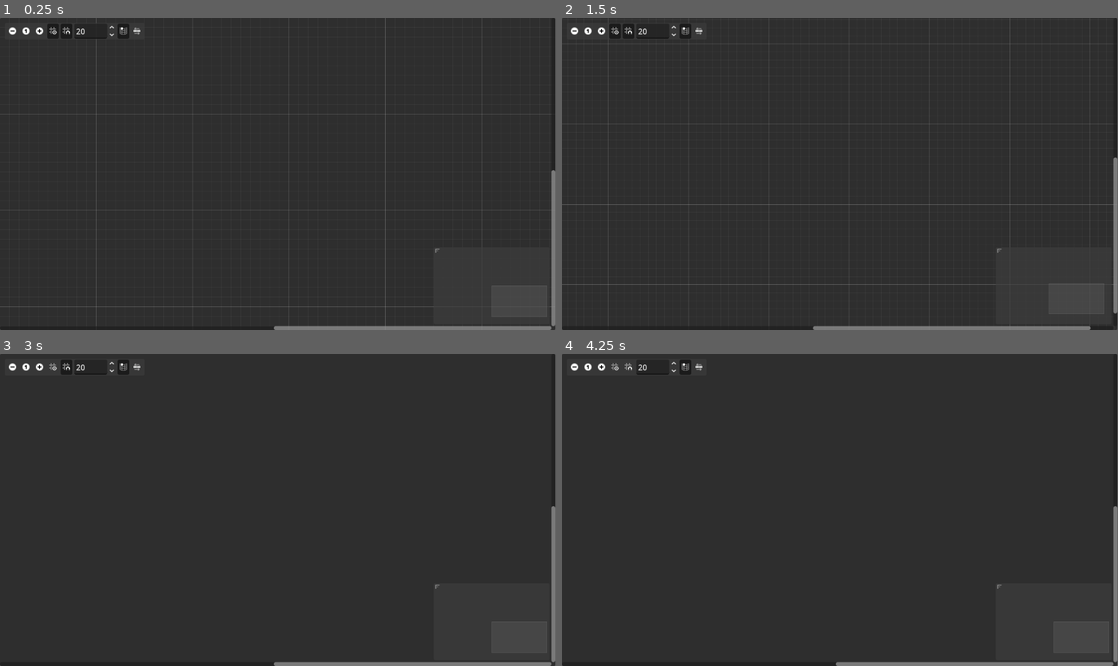
Above: before the commit, frames 1-4 (two rows, left to right).
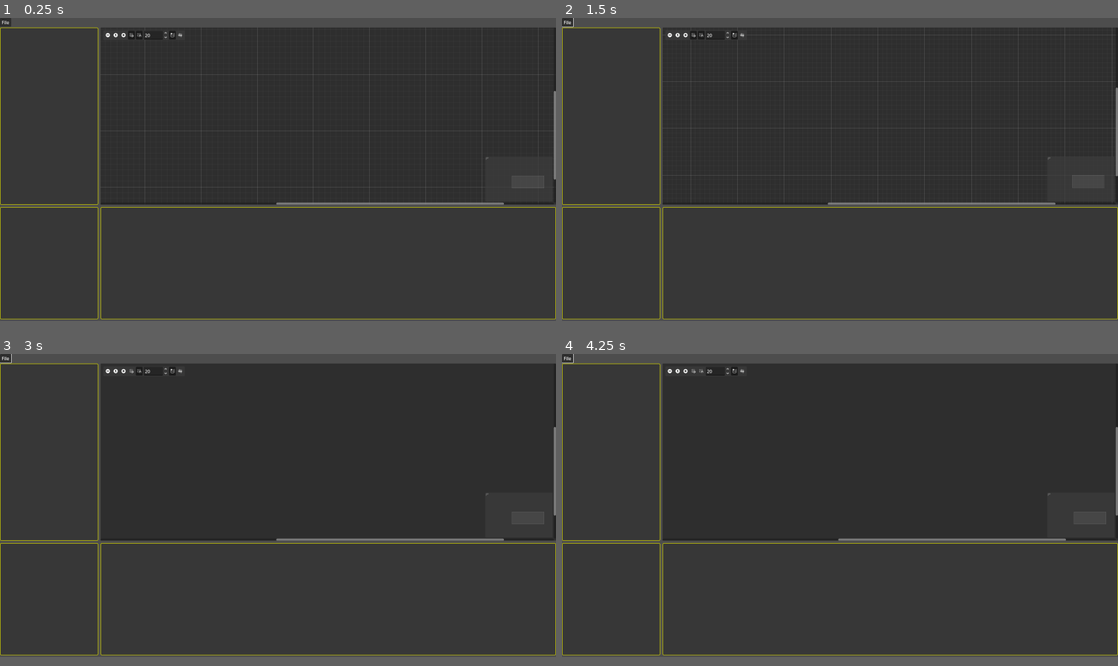
Above: after the commit, the same moments.

Repository: Phillip383/StoryGraph
Game: Godot game, scene res://scenes/UI/graph_editor.tscn
Two runs of this game, one before a commit and one after it. Both use one fixed random seed, a clock stepped at 60 frames per second and the inputs below.
Inputs (mouse positions are in pixels of both pictures, inside the frame that each line leads up to; where the layout moved, square brackets give the same spot in the first picture):
- Up to frame 1 (0.25 s): no input
- Up to frame 2 (1.5 s): click (567, 21) at 0.5 s, where only the run after the commit has a clickable "File"; click (667, 36) [573, 30] at 1.25 s
- Up to frame 3 (3 s): click (122, 372) [38, 366] at 2 s; click (133, 372) [55, 366] at 2.75 s
- Up to frame 4 (4.25 s): click (701, 372) [628, 366] at 3.5 s
In our replay, the window is 799x449 before the commit and 800x436 after it. These sizes can differ from the game's own. Grey fills any space a smaller window leaves; there, only what the larger window draws over its background counts as a difference.

The runs differ from the first frame. In frame 1, 7.6% of the frame differs, in the area x 0-100%, y 0-100%; in frame 2, 7.3%; in frame 3, 7.1%; in frame 4, 7.0%.

Commit message:
Started mocking up the gui.

Diff:
--- a/project.godot
+++ b/project.godot
@@ -14,6 +14,11 @@
 run/main_scene="uid://bjq3ex5xqh4to"
 config/features=PackedStringArray("4.5", "Forward Plus")
 
+[display]
+
+window/size/viewport_width=1980
+window/size/viewport_height=1080
+
 [editor_plugins]
 
 enabled=PackedStringArray("res://addons/filesystem_drawer/plugin.cfg")
--- a/scenes/UI/graph_editor.tscn
+++ b/scenes/UI/graph_editor.tscn
@@ -1,7 +1,67 @@
-[gd_scene load_steps=2 format=3 uid="uid://bjq3ex5xqh4to"]
+[gd_scene load_steps=3 format=3 uid="uid://bjq3ex5xqh4to"]
 
 [ext_resource type="PackedScene" uid="uid://c8qxe00r5a84q" path="res://scenes/UI/graph.tscn" id="1_ot8g1"]
+[ext_resource type="PackedScene" uid="uid://dlquk3hpta50p" path="res://scenes/UI/inspector_base.tscn" id="2_n4xq1"]
 
 [node name="GraphEditor" type="CanvasLayer"]
 
-[node name="Graph" parent="." instance=ExtResource("1_ot8g1")]
+[node name="Main_C" type="VBoxContainer" parent="."]
+anchors_preset = 15
+anchor_right = 1.0
+anchor_bottom = 1.0
+grow_horizontal = 2
+grow_vertical = 2
+theme_override_constants/separation = 1
+
+[node name="MenuBar" type="MenuBar" parent="Main_C"]
+custom_minimum_size = Vector2(0, 33.785)
+layout_mode = 2
+size_flags_horizontal = 3
+size_flags_vertical = 8
+language = "en"
+
+[node name="File_B" type="Button" parent="Main_C/MenuBar"]
+custom_minimum_size = Vector2(40, 0)
+layout_mode = 1
+anchors_preset = 4
+anchor_top = 0.5
+anchor_bottom = 0.5
+offset_top = -15.500001
+offset_right = 35.0
+offset_bottom = 15.500001
+grow_vertical = 2
+text = "File"
+
+[node name="VSplitContainer" type="VSplitContainer" parent="Main_C"]
+layout_mode = 2
+theme_override_constants/separation = 3
+theme_override_constants/minimum_grab_thickness = 3
+
+[node name="StoryLines_Graph_C" type="HSplitContainer" parent="Main_C/VSplitContainer"]
+layout_mode = 2
+size_flags_vertical = 3
+theme_override_constants/separation = 3
+theme_override_constants/minimum_grab_thickness = 3
+
+[node name="StoryLines" parent="Main_C/VSplitContainer/StoryLines_Graph_C" instance=ExtResource("2_n4xq1")]
+custom_minimum_size = Vector2(350, 632)
+layout_mode = 2
+size_flags_vertical = 0
+
+[node name="Graph" parent="Main_C/VSplitContainer/StoryLines_Graph_C" instance=ExtResource("1_ot8g1")]
+layout_mode = 2
+size_flags_horizontal = 3
+scroll_offset = Vector2(-636, -6)
+
+[node name="HSplitContainer" type="HSplitContainer" parent="Main_C/VSplitContainer"]
+layout_mode = 2
+theme_override_constants/separation = 3
+theme_override_constants/minimum_grab_thickness = 3
+
+[node name="NodeDetails" parent="Main_C/VSplitContainer/HSplitContainer" instance=ExtResource("2_n4xq1")]
+custom_minimum_size = Vector2(350, 400)
+layout_mode = 2
+
+[node name="ValueEditor" parent="Main_C/VSplitContainer/HSplitContainer" instance=ExtResource("2_n4xq1")]
+custom_minimum_size = Vector2(350, 400)
+layout_mode = 2
--- a/scenes/UI/inspector_base.tscn
+++ b/scenes/UI/inspector_base.tscn
@@ -1,14 +1,12 @@
-[gd_scene format=3 uid="uid://dlquk3hpta50p"]
+[gd_scene load_steps=2 format=3 uid="uid://dlquk3hpta50p"]
 
-[node name="InspectorBase" type="Control"]
-layout_mode = 3
-anchors_preset = 15
-anchor_right = 1.0
-anchor_bottom = 1.0
-grow_horizontal = 2
-grow_vertical = 2
+[ext_resource type="Theme" uid="uid://wro5ncgxmqmq" path="res://story_graph_theme.tres" id="1_6ntp7"]
 
-[node name="TextureRect" type="TextureRect" parent="."]
-layout_mode = 0
+[node name="InspectorBase" type="PanelContainer"]
+custom_minimum_size = Vector2(350, 800)
 offset_right = 40.0
 offset_bottom = 40.0
+theme = ExtResource("1_6ntp7")
+
+[node name="VBoxContainer" type="VBoxContainer" parent="."]
+layout_mode = 2
--- /dev/null
+++ b/story_graph_theme.tres
@@ -0,0 +1,31 @@
+[gd_resource type="Theme" load_steps=3 format=3 uid="uid://wro5ncgxmqmq"]
+
+[sub_resource type="StyleBoxFlat" id="StyleBoxFlat_bwp5n"]
+bg_color = Color(0.21770102, 0.21770108, 0.21770096, 1)
+border_width_left = 3
+border_width_top = 3
+border_width_right = 3
+border_width_bottom = 3
+border_color = Color(0.8205395, 0.8205401, 7.70092e-07, 1)
+border_blend = true
+corner_radius_top_left = 4
+corner_radius_top_right = 4
+corner_radius_bottom_right = 4
+corner_radius_bottom_left = 4
+shadow_color = Color(0, 0, 0, 0.84313726)
+
+[sub_resource type="StyleBoxFlat" id="StyleBoxFlat_2n2lm"]
+bg_color = Color(0.21568628, 0.21568628, 0.21568628, 1)
+border_width_left = 2
+border_width_top = 2
+border_width_right = 2
+border_width_bottom = 2
+
+[resource]
+HBoxContainer/constants/separation = 2
+PanelContainer/styles/panel = SubResource("StyleBoxFlat_bwp5n")
+TabBar/styles/button_highlight = null
+TabBar/styles/button_pressed = null
+TabBar/styles/tab_hovered = null
+TabBar/styles/tab_selected = null
+TabBar/styles/tab_unselected = SubResource("StyleBoxFlat_2n2lm")
